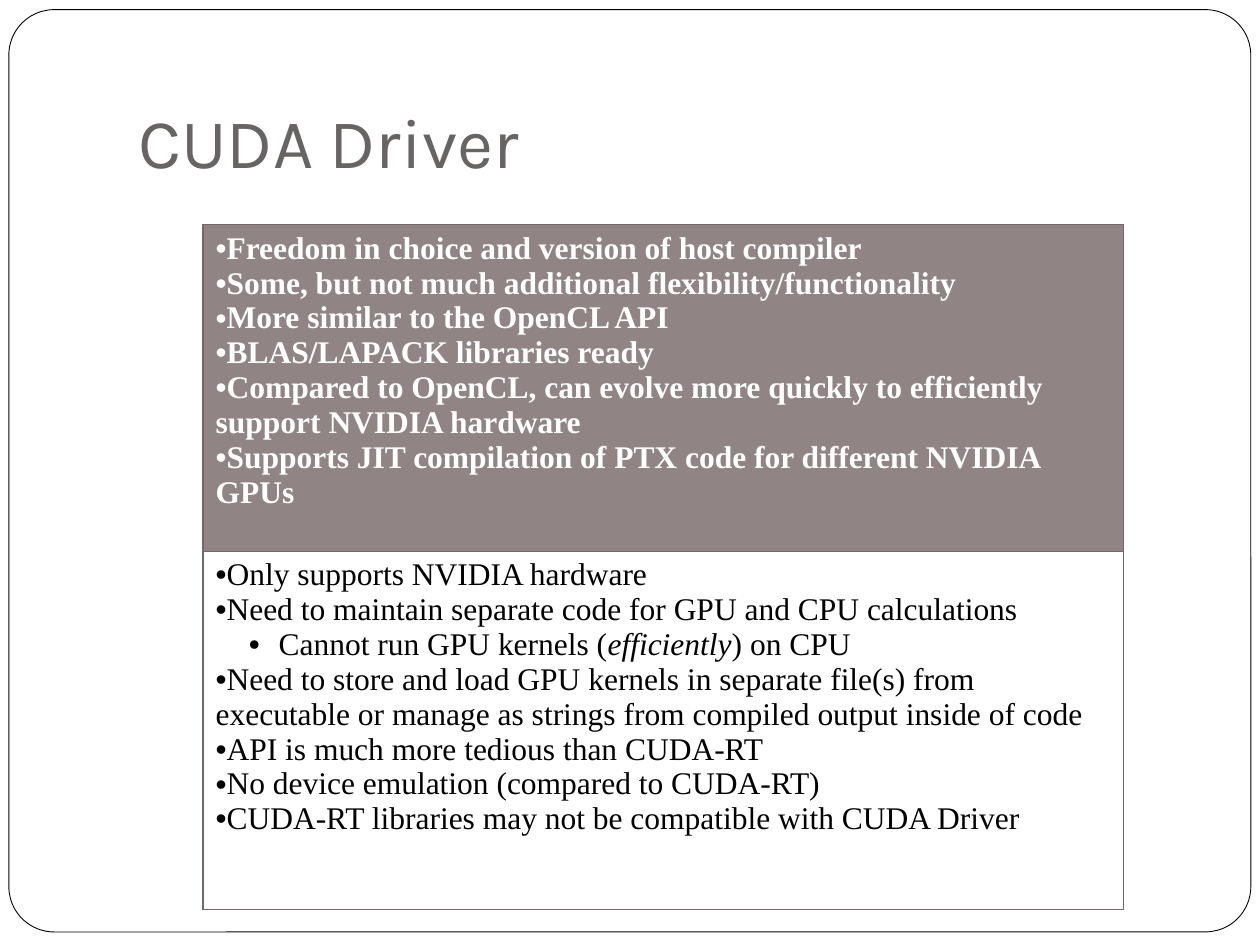
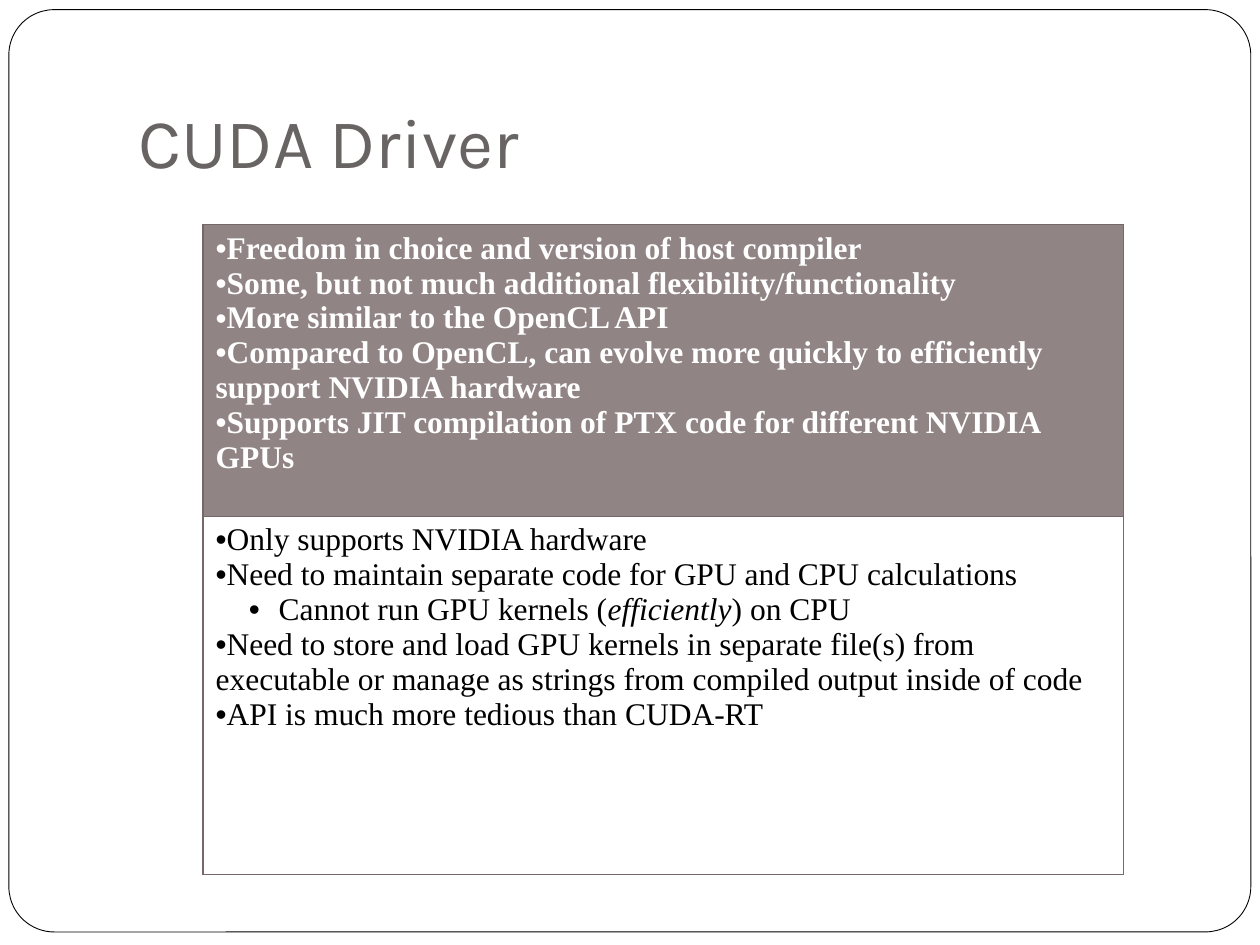
Before and after one commit to scicomp/geryon, a slide deck: slide 3 of geryon.pptx (slide 4 before the commit). Drawn at 1260x945 pixels with LibreOffice and Linux fonts; fonts in the diff are those of the drawing. Boxes give left, top, right and bottom in pixels: in the first picture for what was removed or moved away, otherwise in the second. Text is boxed around its words. In the diff, an @@ line names an element or a change of style, - is before the commit and + after.

```diff
--- a/geryon.pptx
+++ b/geryon.pptx
@@ table at (203, 224, 1123, 864) @@
-row 1, column 1: Freedom in choice and version of host compiler / Some, but not much additional flexibility/functionality / More similar to the OpenCL API / BLAS/LAPACK libraries ready / Compared to OpenCL, can evolve more quickly to efficiently support NVIDIA hardware / Supports JIT compilation of PTX code for different NVIDIA GPUs
+row 1, column 1: Freedom in choice and version of host compiler / Some, but not much additional flexibility/functionality / More similar to the OpenCL API / Compared to OpenCL, can evolve more quickly to efficiently support NVIDIA hardware / Supports JIT compilation of PTX code for different NVIDIA GPUs
-row 2, column 1: Only supports NVIDIA hardware / Need to maintain separate code for GPU and CPU calculations / Cannot run GPU kernels (efficiently) on CPU / Need to store and load GPU kernels in separate file(s) from executable or manage as strings from compiled output inside of code / API is much more tedious than CUDA-RT / No device emulation (compared to CUDA-RT) / CUDA-RT libraries may not be compatible with CUDA Driver
+row 2, column 1: Only supports NVIDIA hardware / Need to maintain separate code for GPU and CPU calculations / Cannot run GPU kernels (efficiently) on CPU / Need to store and load GPU kernels in separate file(s) from executable or manage as strings from compiled output inside of code / API is much more tedious than CUDA-RT
```
Also in this commit, not shown: 4 other slides changed, 3 slides removed, 6 other files.
